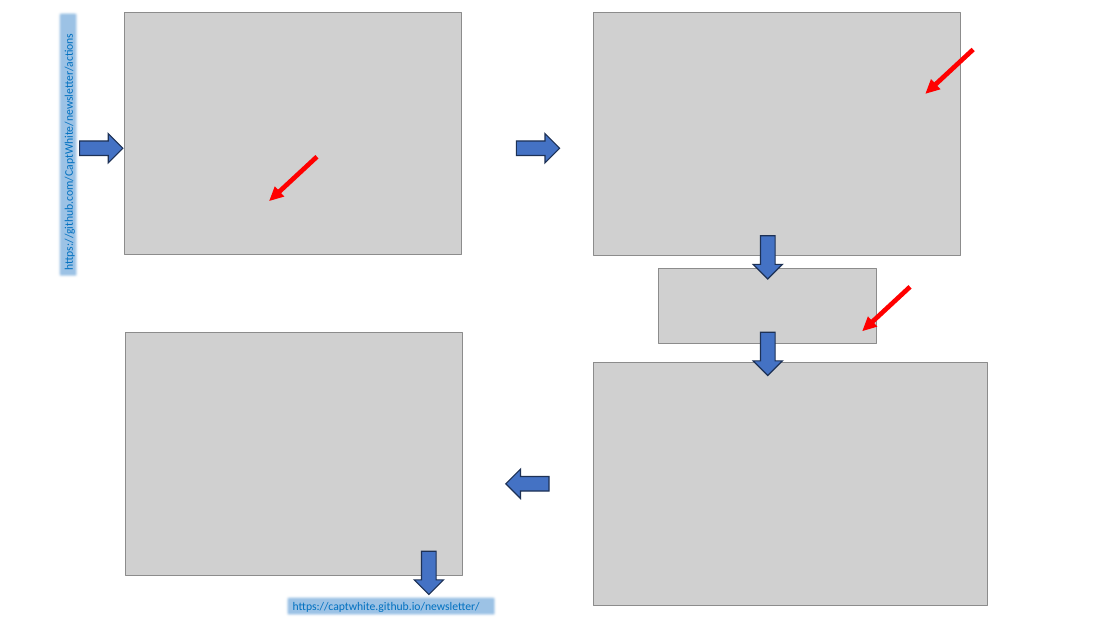
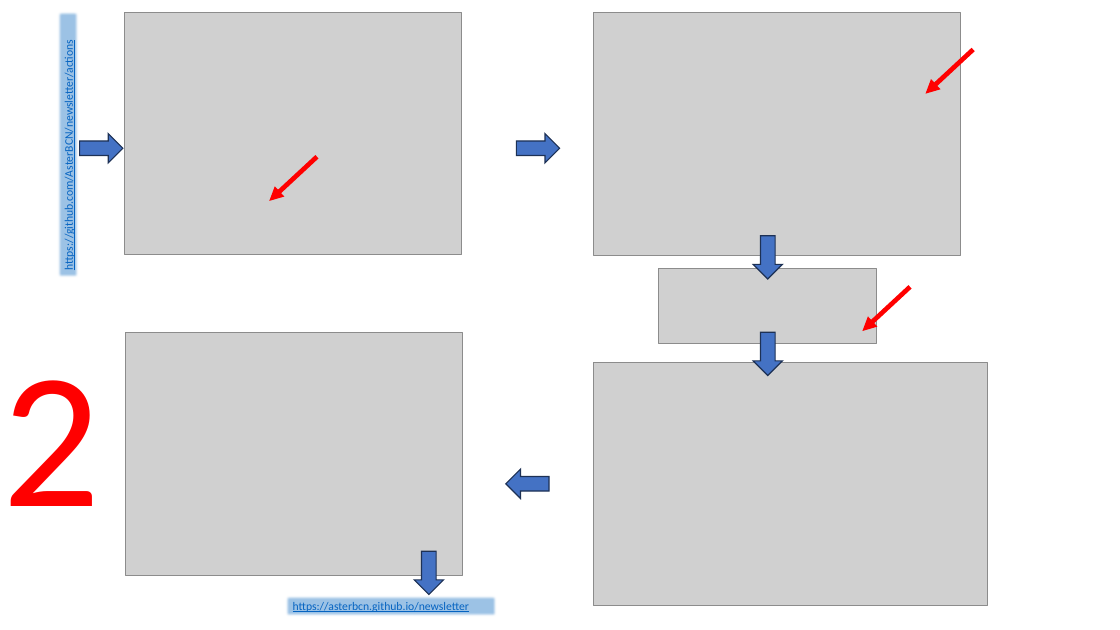
Before and after one commit to AsterBCN/newsletter, a slide deck: slide 9 of Documents/Newsletter.pptx (slide 8 before the commit). Drawn at 1120x630 pixels with LibreOffice and Linux fonts; fonts in the diff are those of the drawing; grey boxes stand for pictures. Boxes give left, top, right and bottom in pixels: in the first picture for what was removed or moved away, otherwise in the second. Text is boxed around its words. In the diff, an @@ line names an element or a change of style, - is before the commit and + after.

Commit message:
newsletter

```diff
--- a/Documents/Newsletter.pptx
+++ b/Documents/Newsletter.pptx
@@ text in rectangle at (x1=62, y1=63, x2=76, y2=264): text changed; text colour #0070C0 to #0563C1 @@
-https://github.com/CaptWhite/newsletter/actions
+https://github.com/AsterBCN/newsletter/actions
@@ text added at (x1=3, y1=380, x2=101, y2=506), 166 pt, text #FF0000 @@
+2
@@ text in rectangle at (x1=293, y1=602, x2=469, y2=612): text changed; text colour #0070C0 to #0563C1 @@
-https://captwhite.github.io/newsletter/
+https://asterbcn.github.io/newsletter
```
Also in this commit, not shown: 2 other slides changed, 3 slides added, 1 slide removed, 1 other file.
